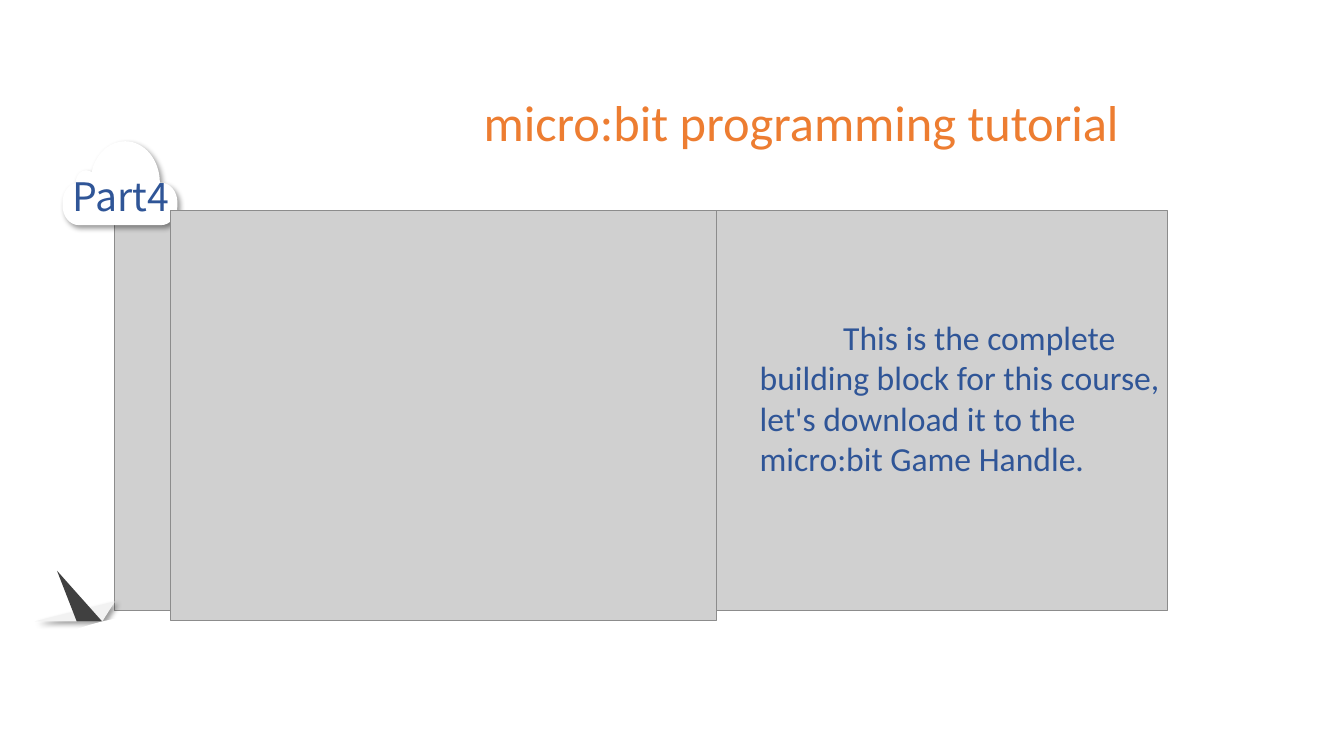
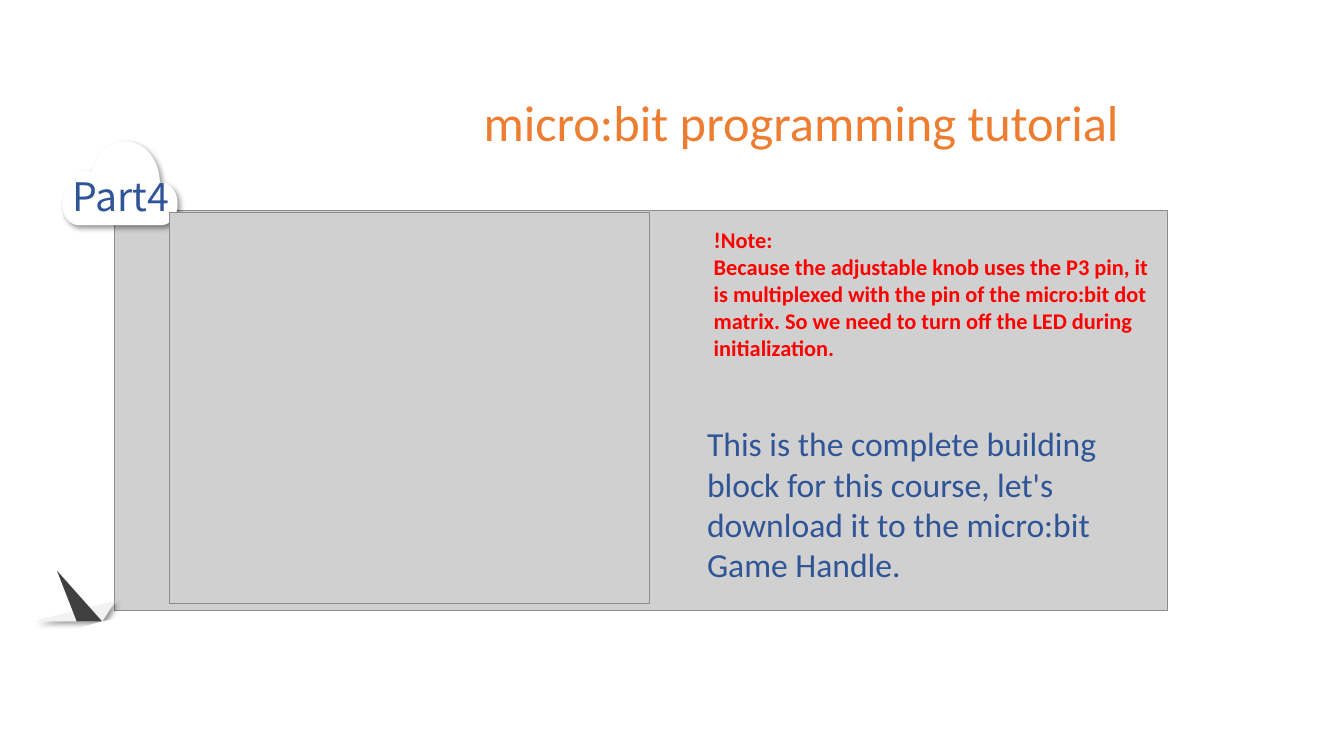
Before and after one commit to YahboomTechnology/Microbit-Game-Handle, a slide deck: slide 12 of 3.Game Handle with sensor course/12.The game of Summer/12.The game of Summer.pptx. Drawn at 1344x756 pixels with LibreOffice and Linux fonts; fonts in the diff are those of the drawing; grey boxes stand for pictures; background and template pictures are left out. Boxes give left, top, right and bottom in pixels: in the first picture for what was removed or moved away, otherwise in the second. Text is boxed around its words. In the diff, an @@ line names an element or a change of style, - is before the commit and + after.

```diff
--- a/3.Game Handle with sensor course/12.The game of Summer/12.The game of Summer.pptx
+++ b/3.Game Handle with sensor course/12.The game of Summer/12.The game of Summer.pptx
@@ picture: place and size @@
-picture at [170,211,717,620]
+picture at [169,212,649,603]
@@ text added at [714,232,1148,356], 16 pt, text #FF0000, bold @@
+!Note:
+Because the adjustable knob uses the P3 pin, it is multiplexed with the pin of the micro:bit dot matrix. So we need to turn off the LED during initialization.
@@ text "This is the complete building ..." rewrapped from [760,326,1160,471] to [707,432,1096,577] @@
```
Also in this commit, not shown: 2 other slides changed, 9 other files.
